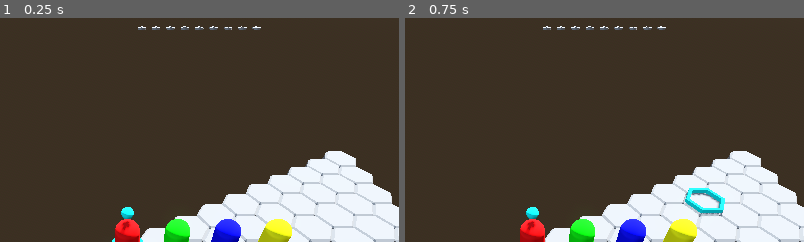
Above: before the commit, frames 1-2 (left to right).
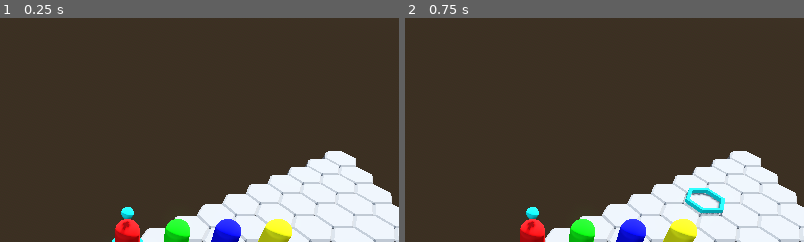
Above: after the commit, the same moments.

Repository: GuSoder/mini-turn-client
Game: Godot game, scene res://scenes/client1.tscn
The game is run twice, just before and just after one commit, with the same random seed, the same clock (stepped at 60 frames per second) and the same inputs. This scene is started directly instead of the project's main scene.
Inputs (mouse positions are % of the whole screen's width and height, from its top left):
- Up to frame 1 (0.25 s): no input
- Up to frame 2 (0.75 s): tap Enter at 0.5, 0.6 s; move the mouse to (72, 45) at 0.52 s; click (72, 45) at 0.67 s
The pictures show only the part of the screen within x 34-84%, y 4-54%; the shares and areas given below are measured in that part.

The runs differ from the first frame. In frame 1, 0.3% of the frame differs, in the area x 34-66%, y 3-6%; in frame 2, 0.3%.

Commit message:
Add path marker visualization for player movement
- Integrate path markers with hex grid positioning
- Show numbered markers (1-9) for each step in planned path
- Hide/show markers based on path selection state
- Position markers 1 unit above hex tiles for visibility
- Clear markers when path is cancelled or move is submitted

🤖 Generated with [Claude Code](https://claude.ai/code)

Co-Authored-By: Claude <noreply@anthropic.com>

Diff:
--- a/scripts/client.gd
+++ b/scripts/client.gd
@@ -10,6 +10,7 @@
 var players_node: Node3D
 var grid_node: Node3D
 var turn_marker_node: MeshInstance3D
+var path_markers_node: Node3D
 var player_positions: Array[Vector2i] = []
 var cached_last_paths: Array[Array] = [[], [], [], []]
 var current_game_state: Dictionary = {}
@@ -19,6 +20,10 @@
 	players_node = get_node("Players")
 	grid_node = get_node("Grid")
 	turn_marker_node = get_node("TurnMarker")
+	path_markers_node = get_node("PathMarkers")
+
+	# Hide all path markers initially
+	hide_all_path_markers()
 
 	http_request = HTTPRequest.new()
 	add_child(http_request)
@@ -211,3 +216,29 @@
 	# Position turn marker above the current player's hex
 	var hex_world_pos = get_hex_node_position(hex_pos)
 	turn_marker_node.position = hex_world_pos
+
+func hide_all_path_markers():
+	if not path_markers_node:
+		return
+
+	for i in range(path_markers_node.get_child_count()):
+		var marker = path_markers_node.get_child(i)
+		marker.visible = false
+
+func show_path_markers(path: Array[Vector2i]):
+	if not path_markers_node:
+		return
+
+	hide_all_path_markers()
+
+	# Show numbered markers for each step in path (skip first position as it's current)
+	for i in range(1, min(path.size(), path_markers_node.get_child_count() + 1)):
+		var hex_pos = path[i]
+		var hex_world_pos = get_hex_node_position(hex_pos)
+
+		if hex_world_pos != Vector3.UP * 1000:
+			var marker_index = i - 1  # Marker numbering starts at 0
+			if marker_index < path_markers_node.get_child_count():
+				var marker = path_markers_node.get_child(marker_index)
+				marker.position = hex_world_pos + Vector3(0, 1, 0)  # Slightly above hex
+				marker.visible = true
--- a/scripts/hex_input.gd
+++ b/scripts/hex_input.gd
@@ -57,6 +57,7 @@
 		if hex_pos != current_pos and is_adjacent_hex_by_distance(current_pos, hex_pos):
 			current_path.append(hex_pos)
 			print("Extended path to ", hex_pos, " (length: ", current_path.size(), ")")
+			client.show_path_markers(current_path)
 		elif hex_pos != current_pos:
 			print("First click must be adjacent to current position. Clicked: ", hex_pos, " Current: ", current_pos)
 	else:
@@ -66,9 +67,11 @@
 			current_path.clear()
 			is_selecting_path = false
 			print("Cancelled path selection")
+			client.hide_all_path_markers()
 		elif is_adjacent_to_last_in_path(hex_pos):
 			current_path.append(hex_pos)
 			print("Extended path to ", hex_pos, " (length: ", current_path.size(), ")")
+			client.show_path_markers(current_path)
 		else:
 			var last_pos = current_path[-1] if current_path.size() > 0 else Vector2i(-1, -1)
 			var diff = hex_pos - last_pos
@@ -116,6 +119,7 @@
 			client.make_move(current_path)
 			current_path.clear()
 			is_selecting_path = false
+			client.hide_all_path_markers()
 			print("Move submitted!")
 	elif event is InputEventMouseButton and event.pressed and event.button_index == MOUSE_BUTTON_LEFT:
 		handle_mouse_click(event.position)
